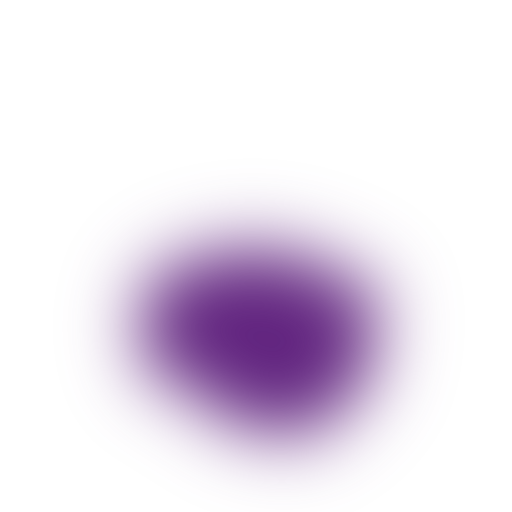
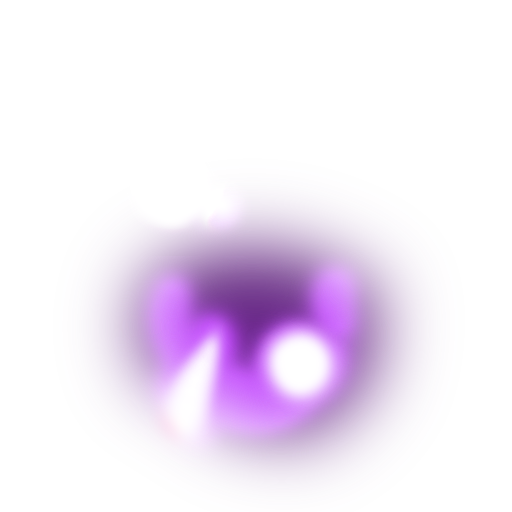
Before/after of a w=512, h=512 layered artwork. What changed in the layer stack:
added group "目光上" with 5 layers in group "eye" over [136, 177, 248, 239]
added layer "レイヤー 8" (screen) in group "目光上" over [189, 177, 248, 238]
added layer "レイヤー 8 のコピー" (overlay) in group "目光上" over [182, 177, 248, 239]
added layer "レイヤー 6" (screen) in group "目光上" over [136, 177, 235, 227]
added layer "レイヤー 6 のコピー" (overlay) in group "目光上" over [136, 177, 247, 239]
added layer "レイヤー 7" (overlay) in group "目光上" over [136, 177, 236, 239]
added group "目玉光" with 2 layers in group "eye" over [131, 235, 377, 459]
added layer "レイヤー 5" (addition) in group "目玉光" over [135, 305, 354, 459]
added layer "レイヤー 5 のコピー" (overlay) in group "目玉光" over [131, 235, 377, 459]
